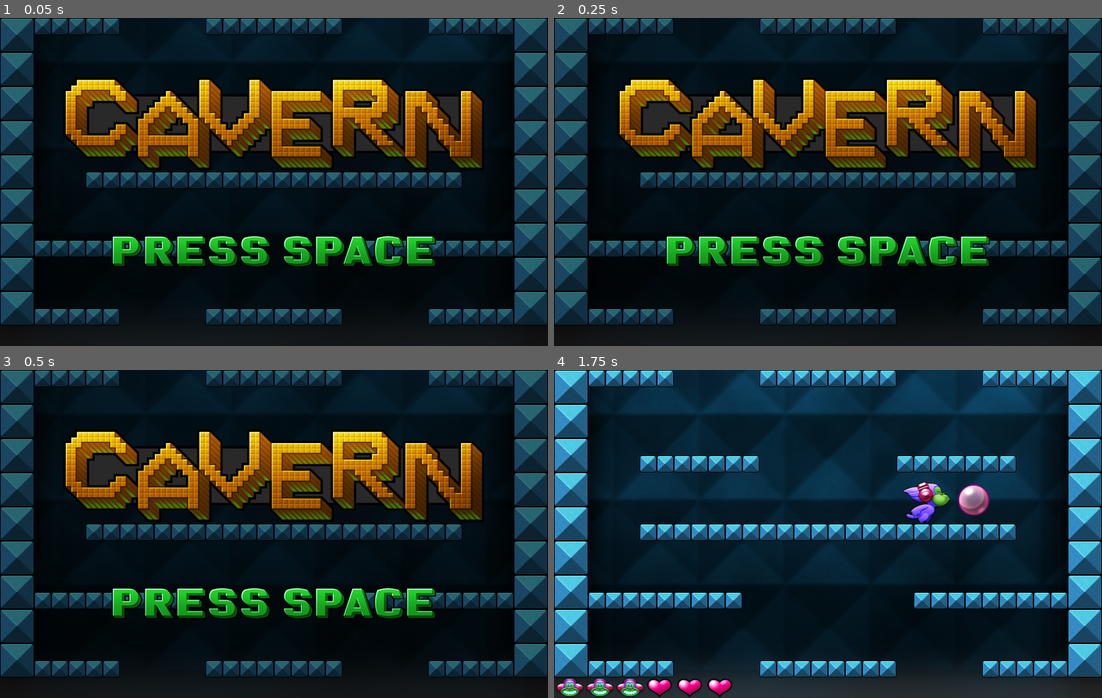
Above: before the commit, frames 1-4 (two rows, left to right).
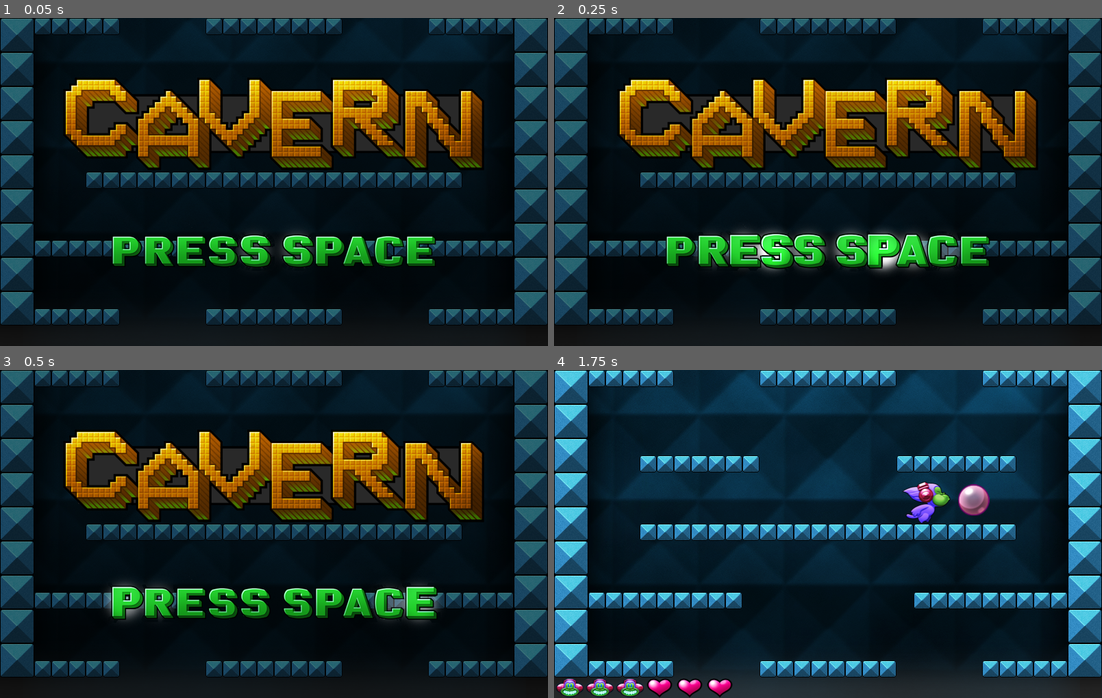
Above: after the commit, the same moments.

Repository: bobobobo/godot-cavern
Game: Godot game, scene res://Game.tscn
Two runs of this game, one before a commit and one after it. Both use one fixed random seed, a clock stepped at 60 frames per second and the inputs below.
Inputs:
- Up to frame 1 (0.05 s): no input
- Up to frame 2 (0.25 s): no input
- Up to frame 3 (0.5 s): no input
- Up to frame 4 (1.75 s): hold Right (ui_right) from 0.53 s (still down); tap Space (ui_select) at 0.77, 1.52 s

The runs differ from the first frame. In frame 1, 0.5% of the frame differs, in the area x 43-58%, y 65-77%; in frame 2, 3.7%, in the area x 25-75%, y 64-78%; in frame 3, 1.3%; in frame 4, nothing differs.

Commit message:
Start press play animation on startup

Diff:
--- a/Game.tscn
+++ b/Game.tscn
@@ -54,8 +54,6 @@
 [node name="PressSpace" type="AnimatedSprite" parent="MainMenu"]
 position = Vector2( 0, 100 )
 frames = SubResource( 7 )
-frame = 19
-playing = true
 
 [node name="Level" type="Node2D" parent="."]
 z_index = -1
--- a/MainMenu.gd
+++ b/MainMenu.gd
@@ -1,6 +1,9 @@
 extends Node2D
 
 signal start_game
+
+func _ready():
+    $PressSpace.play()
 
 func show():
     visible = true
